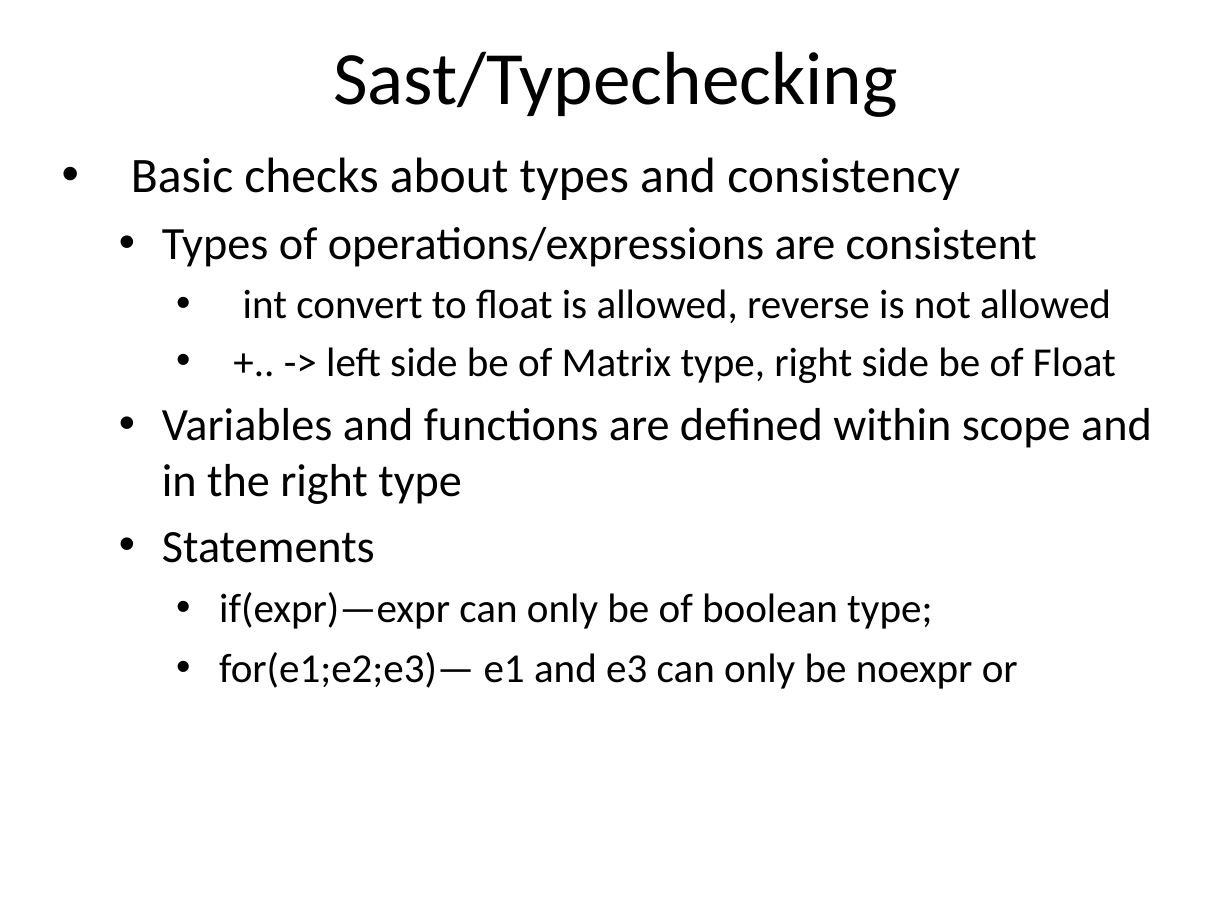
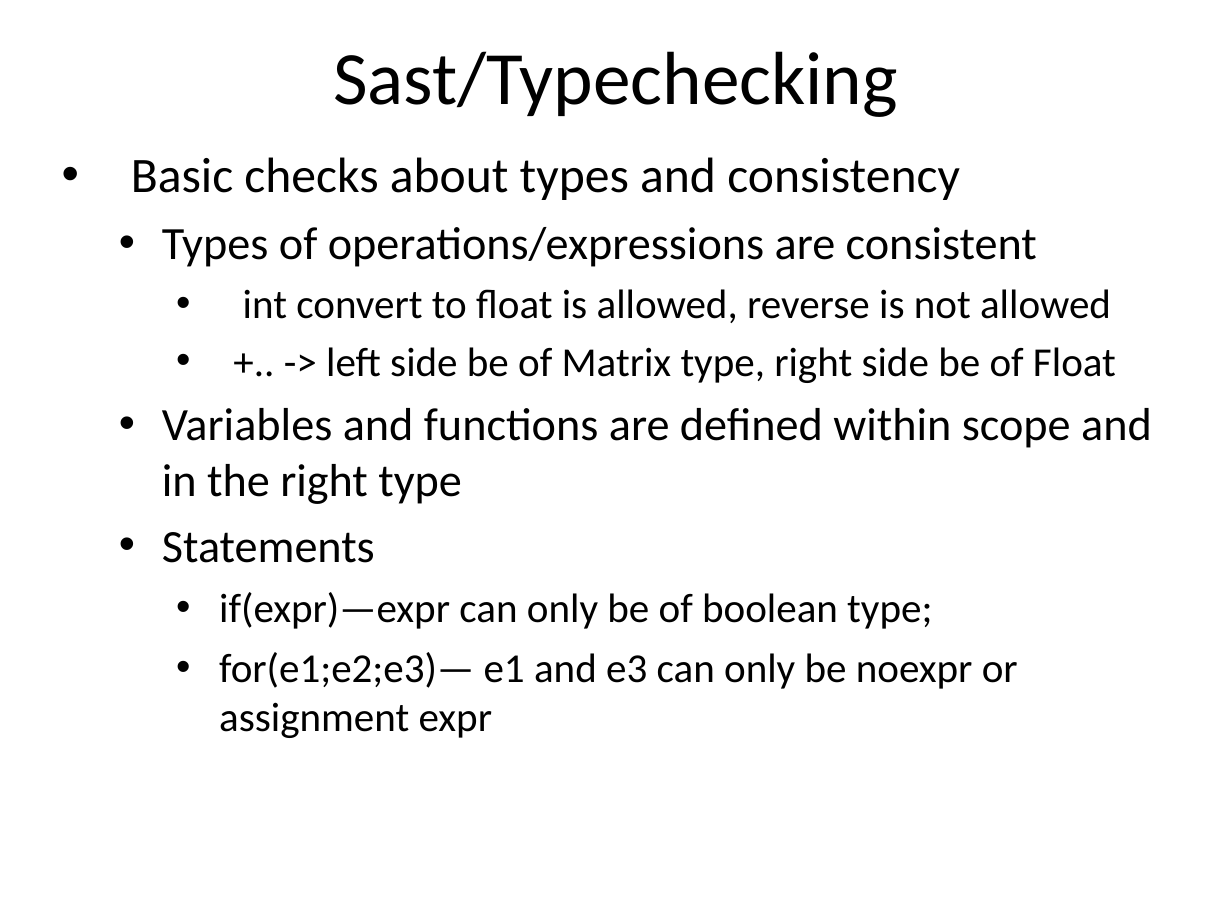
Before and after one commit to liufei11111/w4115PLT, a slide deck: slide 14 of src/project/demo/PLTFinalPresentation.pptx. Drawn at 1232x924 pixels with LibreOffice and Linux fonts; fonts in the diff are those of the drawing. Boxes give left, top, right and bottom in pixels: in the first picture for what was removed or moved away, otherwise in the second. Text is boxed around its words. In the diff, an @@ line names an element or a change of style, - is before the commit and + after.

Commit message:
Correct typos and styles.

```diff
--- a/src/project/demo/PLTFinalPresentation.pptx
+++ b/src/project/demo/PLTFinalPresentation.pptx
@@ text at bbox=[219, 652, 1018, 738]: text changed @@
-    • for(e1;e2;e3)— e1 and e3 can only be noexpr or
+    • for(e1;e2;e3)— e1 and e3 can only be noexpr or assignment expr
```
